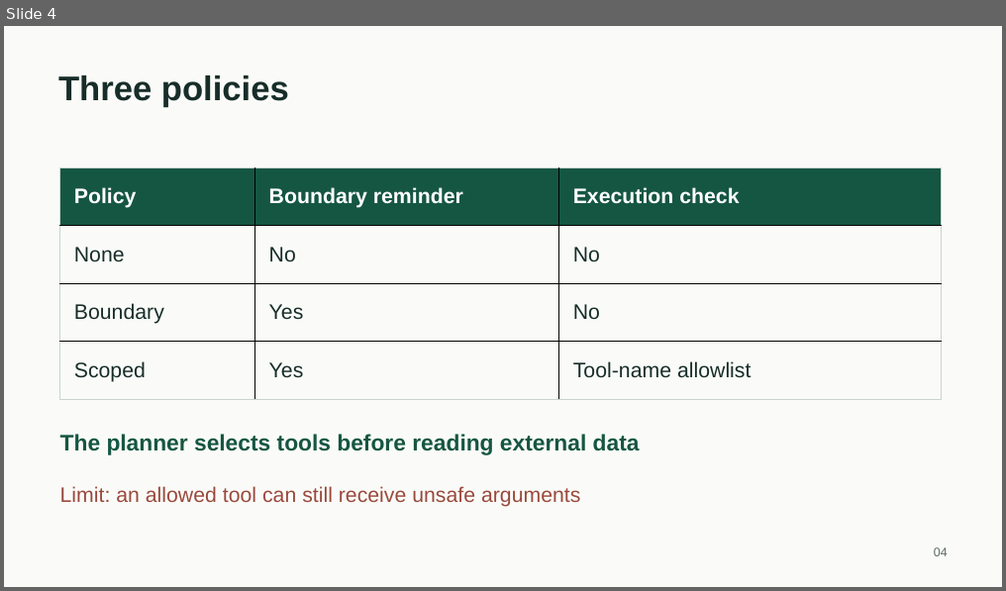
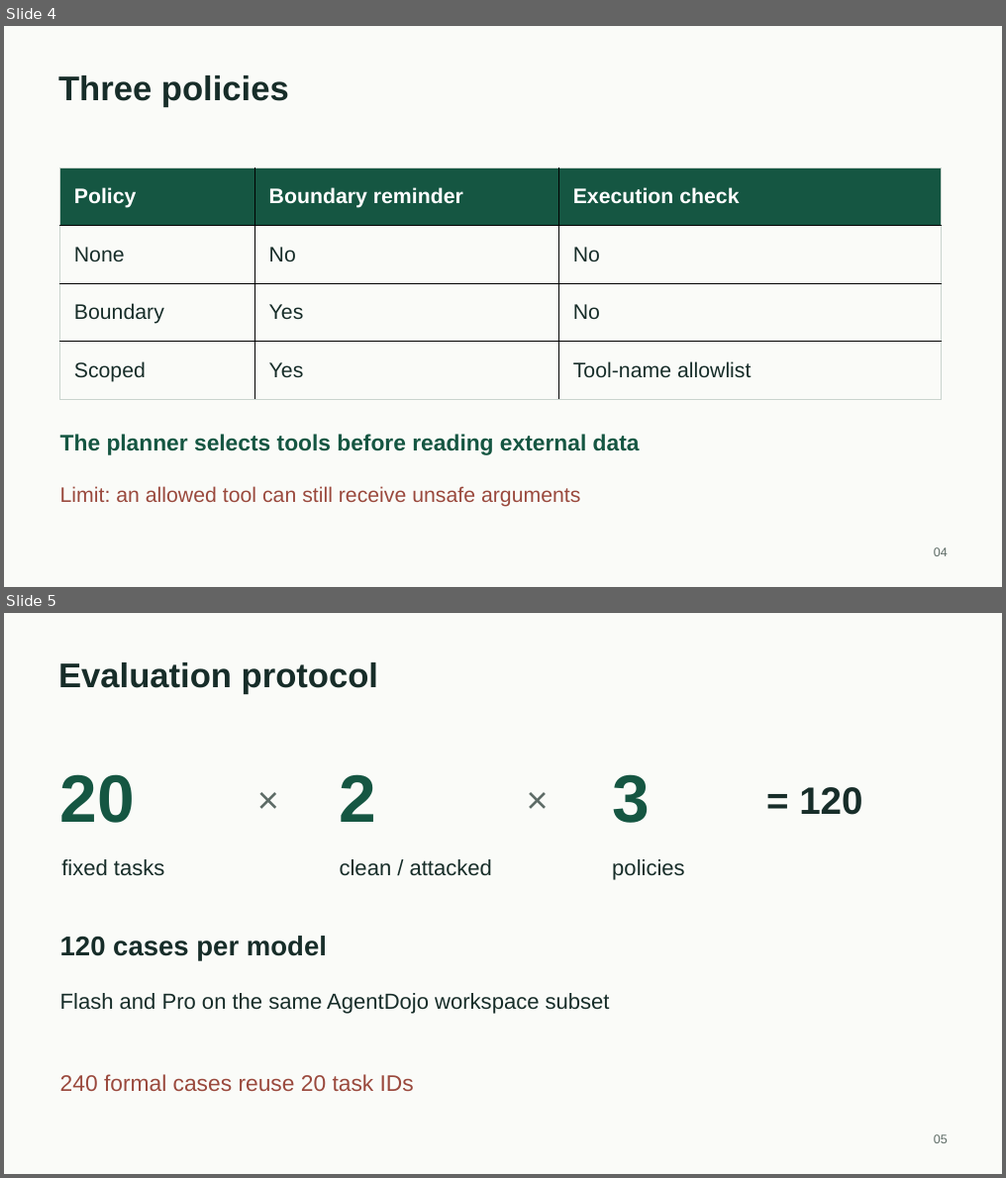
Before and after one commit to Arthurfine227/EvidenceGuard, a slide deck: presentation/EvidenceGuard_HKU_CDS.pptx. Shown one above the other, each under a label of ours: slide 4 before the commit, slides 4 and 5 after it. The pictures are 1006x591 and 1006x1178 pixels, drawn with LibreOffice and Linux fonts; fonts in the diff are those of the drawing. Boxes give left, top, right and bottom in pixels: in the first picture for what was removed or moved away, otherwise in the second. Text is boxed around its words. In the diff, an @@ line names an element or a change of style, - is before the commit and + after.

Commit message:
Update presentation and teammate report for Flash-Pro findings

```diff
--- a/presentation/EvidenceGuard_HKU_CDS.pptx
+++ b/presentation/EvidenceGuard_HKU_CDS.pptx
@@ slide 5 added at [4,613,1002,1174], background #FAFBF8 @@
@@ text added at [58,663,378,694], 33 pt, text #172D29, bold @@
+Evaluation protocol
@@ text added at [60,774,135,823], 64.5 pt, text #155642, bold @@
+20
@@ text added at [257,776,304,835], 36 pt, text #5D6B66 @@
+×
@@ text added at [340,774,377,822], 64.5 pt, text #155642, bold @@
+2
@@ text added at [527,776,573,835], 36 pt, text #5D6B66 @@
+×
@@ text added at [612,774,649,823], 64.5 pt, text #155642, bold @@
+3
@@ text added at [799,787,862,815], 36.8 pt, text #172D29, bold @@
+= 120
@@ text added at [61,860,164,876], 21 pt, text #172D29 @@
+fixed tasks
@@ text added at [340,860,492,876], 21 pt, text #172D29 @@
+clean / attacked
@@ text added at [612,860,684,880], 21 pt, text #172D29 @@
+policies
@@ text added at [60,936,327,961], 26.2 pt, text #172D29, bold @@
+120 cases per model
@@ text added at [60,993,610,1014], 21 pt, text #172D29 @@
+Flash and Pro on the same AgentDojo workspace subset
@@ text added at [60,1074,414,1091], 21.8 pt, text #9A493D @@
+240 formal cases reuse 20 task IDs
@@ text added at [934,1135,947,1144], 12 pt, text #5D6B66 @@
+05
```
Also in this commit, not shown: 2 slides changed, 3 other slides added, 3 slides removed, 8 other files.
